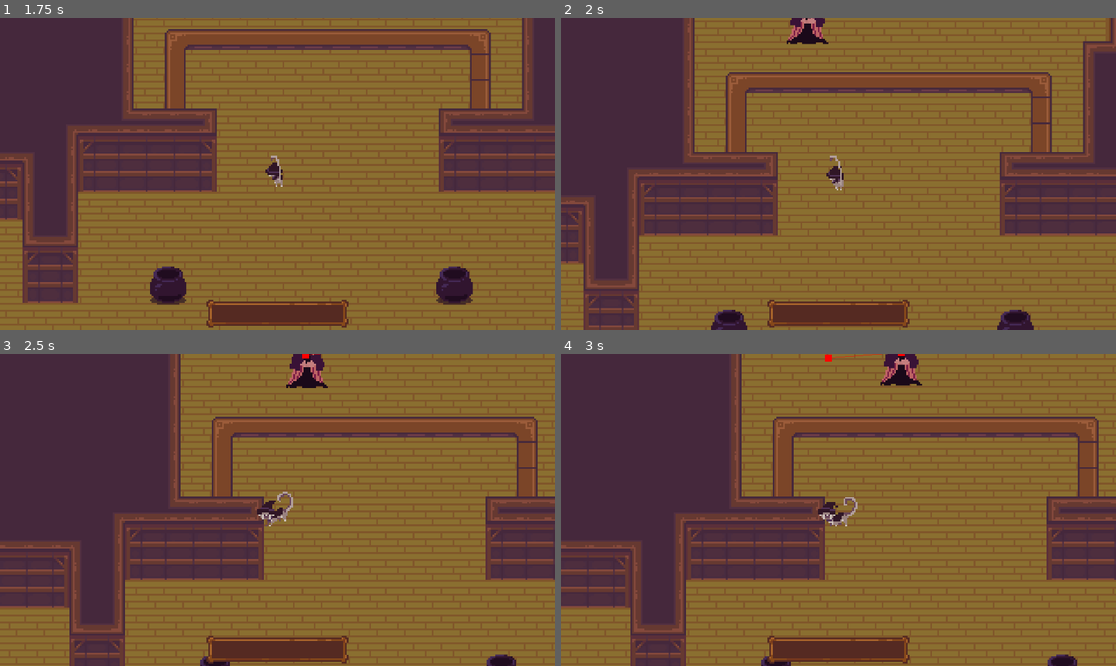
Above: before the commit, frames 1-4 (two rows, left to right).
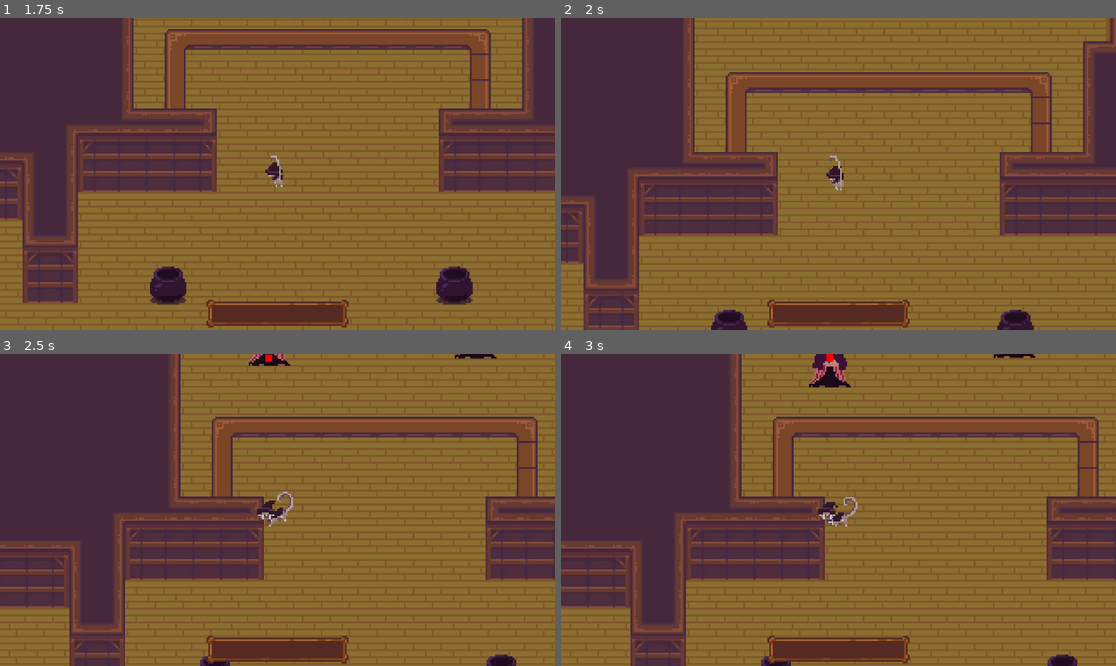
Above: after the commit, the same moments.

Repository: Tarnest/witch-cooking-game
Game: Godot game, scene res://Main/main.tscn
Two runs of this game, one before a commit and one after it. Both use one fixed random seed, a clock stepped at 60 frames per second and the inputs below.
Inputs (mouse positions are in pixels of both pictures, inside the frame that each line leads up to):
- Up to frame 1 (1.75 s): move the mouse to (249, 236) at 0.52 s; press the mouse at (249, 236) at 0.53 s; hold W (move_up) from 0.53 s (still down); move the mouse to (444, 220) at 1.27 s; release the mouse at (444, 220) at 1.28 s; click (444, 220) at 1.35 s
- Up to frame 2 (2 s): keep holding W (move_up)
- Up to frame 3 (2.5 s): move the mouse to (111, 463) at 2.02 s; release W (move_up) at 2.03 s; press the mouse at (111, 463) at 2.03 s; hold A (move_left) from 2.03 s (still down)
- Up to frame 4 (3 s): keep holding A (move_left); move the mouse to (866, 510) at 2.77 s; release the mouse at (866, 510) at 2.78 s; click (866, 510) at 2.85 s

Frame 1 is identical in both runs. In frame 2, 0.5% of the frame differs, in the area x 40-49%, y 0-9%; in frame 3, 1.0%; in frame 4, 1.3%, in the area x 44-86%, y 0-11%.

Commit message:
Movement Template

Diff:
--- a/Customers/BatLady/bat_lady.gd
+++ b/Customers/BatLady/bat_lady.gd
@@ -9,11 +9,13 @@
 }
 
 @export var properties = Customer.new()
+@export var ray_length = 20
 @onready var navigation: NavigationAgent2D = $NavigationAgent2D
+@onready var ray = $RayCast2D
 var accel = 7
 var current_state: State = State.MOVING_TO_ORDER
 var direction: Vector2
-var distance: Vector2
+var distance_from_current: Vector2
 
 func _ready():
 	# TODO: ADD RECIPES HERE
@@ -22,37 +24,63 @@
 func _physics_process(delta):
 	match current_state:
 		State.MOVING_TO_ORDER: moving_to_order()
-		State.WAITING_TO_ORDER: pass
+		State.WAITING_TO_ORDER: waiting_to_order()
 		State.WAITING_TO_RECEIVE_ORDER: pass
 		State.MOVING_TO_RECEIVE_ORDER: pass
 		State.LEAVING: leaving()
+		_: pass
 
-	distance = navigation.target_position - global_position
+	distance_from_current = navigation.target_position - global_position
 
 	direction = navigation.get_next_path_position() - global_position
 	direction = direction.normalized()
 
-	print(current_state)
-	if distance.length() > 0.5:
+	ray.target_position = direction * ray_length
+
+	if ray.is_colliding():
+		direction = Vector2.ZERO
+
+	if distance_from_current.length() > 0.5:
 		velocity = velocity.lerp(direction * properties.speed, accel * delta)
 	else:
 		velocity = Vector2.ZERO
 
 	move_and_slide()
 
-func _input(event):
-	if event.is_action_pressed("left_click"):
-		if current_state != State.LEAVING:
-			change_state(State.LEAVING)
-		else:
-			change_state(State.MOVING_TO_ORDER)
+#func _input(event):
+	#if event.is_action_pressed("left_click"):
+		#if current_state != State.LEAVING:
+			#change_state(State.LEAVING)
+		#else:
+			#change_state(State.MOVING_TO_ORDER)
 
 func change_state(new_state):
 	if current_state != new_state:
 		current_state = new_state
 
 func moving_to_order():
-	navigation.target_position = Vector2(274, -16)
+	var waiting_in_line = Vector2(275, -40)
+	navigation.target_position = waiting_in_line
+
+	var distance = global_position.distance_to(waiting_in_line)
+
+	if distance < 0.5:
+		change_state(State.WAITING_TO_ORDER)
+
+func waiting_to_order():
+	var counter_position = Vector2(275, -16)
+	navigation.target_position = counter_position
+
+	var distance = global_position.distance_to(counter_position)
+
+	if distance < 0.5:
+		change_state(State.LEAVING)
 
 func leaving():
-	navigation.target_position = Vector2(474, -31)
+	var leave_position = Vector2(474, -31)
+	navigation.target_position = leave_position
+
+	var distance = global_position.distance_to(leave_position)
+
+	if distance < 0.5:
+		queue_free()
--- a/Customers/BatLady/bat_lady.tscn
+++ b/Customers/BatLady/bat_lady.tscn
@@ -7,14 +7,14 @@
 [sub_resource type="Resource" id="Resource_b1qyt"]
 script = ExtResource("2_ash76")
 recipes = Array[Resource("res://Inventory/recipe.gd")]([])
-speed = 50
+speed = 25
 
 [sub_resource type="RectangleShape2D" id="RectangleShape2D_dlmk1"]
-size = Vector2(18, 21)
+size = Vector2(18, 28)
 
 [node name="BatLady" type="CharacterBody2D"]
 collision_layer = 8
-collision_mask = 8
+collision_mask = 0
 script = ExtResource("1_5trwo")
 properties = SubResource("Resource_b1qyt")
 
@@ -25,5 +25,13 @@
 metadata/_edit_lock_ = true
 
 [node name="CollisionShape2D" type="CollisionShape2D" parent="."]
-position = Vector2(0, 9.5)
+position = Vector2(0, 6)
 shape = SubResource("RectangleShape2D_dlmk1")
+
+[node name="RayCast2D" type="RayCast2D" parent="."]
+exclude_parent = false
+target_position = Vector2(0, 30)
+collision_mask = 8
+
+[node name="NavigationAgent2D" type="NavigationAgent2D" parent="."]
+debug_enabled = true
--- a/Main/main.tscn
+++ b/Main/main.tscn
@@ -173,9 +173,9 @@
 height = 26.0
 
 [sub_resource type="NavigationPolygon" id="NavigationPolygon_jnd2b"]
-vertices = PackedVector2Array(465, -35, 473, 6, 208, 26, 208, -36)
+vertices = PackedVector2Array(475, -35, 475, 43, 208, 43, 208, -36)
 polygons = Array[PackedInt32Array]([PackedInt32Array(0, 1, 2, 3)])
-outlines = Array[PackedVector2Array]([PackedVector2Array(198, -47, 474, -45, 486, 16, 198, 37)])
+outlines = Array[PackedVector2Array]([PackedVector2Array(198, -47, 485, -45, 486, 54, 199, 53)])
 source_geometry_group_name = &"navigation_polygon_source_group"
 
 [node name="Main" type="Node2D"]
@@ -365,12 +365,13 @@
 [node name="Camera2D" type="Camera2D" parent="Player"]
 zoom = Vector2(6, 6)
 
-[node name="BatLady" parent="." instance=ExtResource("16_vge7i")]
-position = Vector2(272, -19)
-
-[node name="NavigationAgent2D" type="NavigationAgent2D" parent="BatLady"]
-path_postprocessing = 1
-debug_enabled = true
+[node name="Customers" type="Node2D" parent="."]
+
+[node name="BatLady" parent="Customers" instance=ExtResource("16_vge7i")]
+position = Vector2(453, -32)
+
+[node name="BatLady2" parent="Customers" instance=ExtResource("16_vge7i")]
+position = Vector2(321, -34)
 
 [node name="NavigationRegion2D" type="NavigationRegion2D" parent="."]
 position = Vector2(1, -37)
